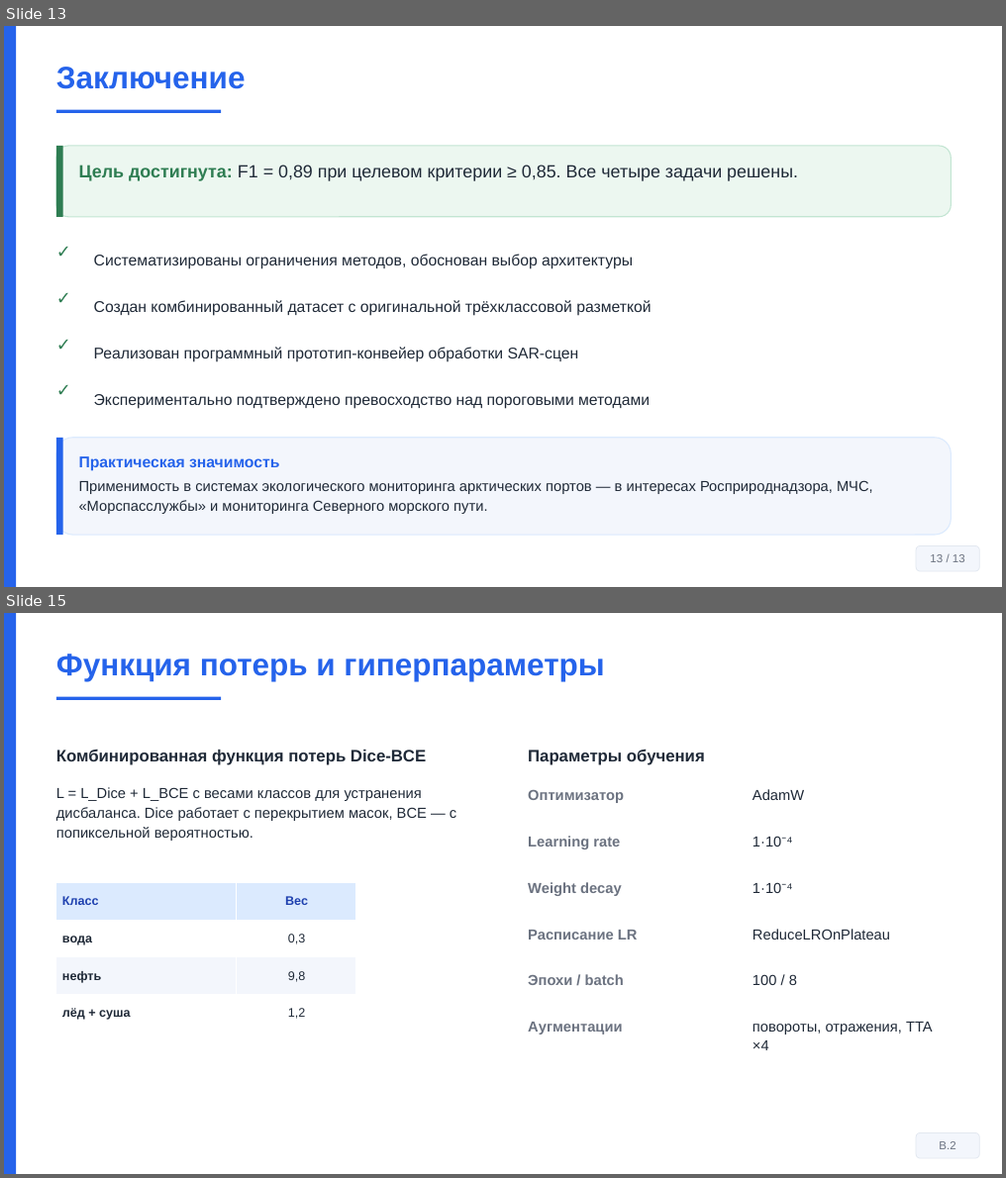
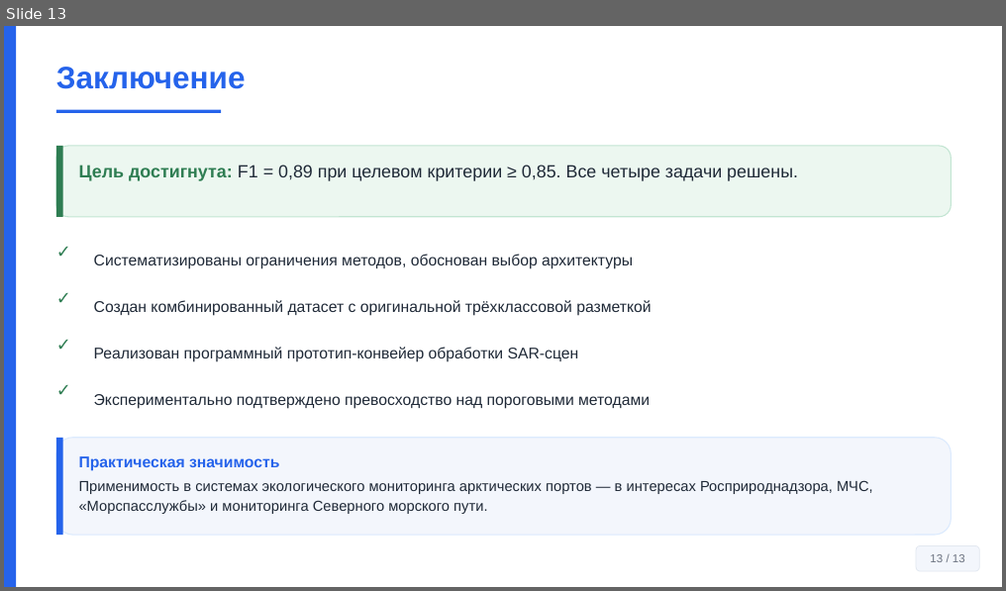
Before and after one commit to Confucius-hub/spbu_db_hw, a slide deck: thesis/vkr_final/Презентация_Финал_Байханов_2026.pptx. Shown one above the other, each under a label of ours: slides 13 and 15 before the commit, slide 13 after it; the slides between them are not shown. The pictures are 1006x1178 and 1006x591 pixels, drawn with LibreOffice and Linux fonts; fonts in the diff are those of the drawing. Boxes give left, top, right and bottom in pixels: in the first picture for what was removed or moved away, otherwise in the second. Text is boxed around its words. In the diff, an @@ line names an element or a change of style, - is before the commit and + after.

```diff
--- a/thesis/vkr_final/Презентация_Финал_Байханов_2026.pptx
+++ b/thesis/vkr_final/Презентация_Финал_Байханов_2026.pptx
@@ slide 15 removed at (4, 613, 1002, 1174), background #FFFFFF @@
@@ rectangle removed at (4, 613, 16, 1174) @@
@@ text removed at (56, 654, 604, 681) @@
-Функция потерь и гиперпараметры
@@ rectangle removed at (56, 697, 221, 700) @@
@@ text removed at (56, 749, 426, 765) @@
-Комбинированная функция потерь Dice-BCE
@@ text removed at (528, 749, 705, 765) @@
-Параметры обучения
@@ text removed at (56, 787, 456, 841) @@
-L = L_Dice + L_BCE с весами классов для устранения дисбаланса. Dice работает с перекрытием масок, BCE — с попиксельной вероятностью.
@@ text removed at (528, 790, 624, 803) @@
-Оптимизатор
@@ text removed at (752, 789, 804, 800) @@
-AdamW
@@ text removed at (528, 836, 620, 850) @@
-Learning rate
@@ text removed at (752, 836, 792, 847) @@
-1·10⁻⁴
@@ table removed at (56, 882, 355, 1032), 4 rows, 2 columns @@
-Класс | Вес
-вода | 0,3
-нефть | 9,8
-лёд + суша | 1,2
@@ text removed at (528, 882, 622, 896) @@
-Weight decay
@@ text removed at (752, 882, 792, 893) @@
-1·10⁻⁴
@@ text removed at (528, 930, 638, 940) @@
-Расписание LR
@@ text removed at (752, 929, 890, 940) @@
-ReduceLROnPlateau
@@ text removed at (528, 974, 624, 985) @@
-Эпохи / batch
@@ text removed at (752, 974, 797, 985) @@
-100 / 8
@@ text removed at (528, 1022, 622, 1035) @@
-Аугментации
@@ text removed at (752, 1022, 933, 1051) @@
-повороты, отражения, TTA ×4
@@ rounded rectangle removed at (916, 1134, 979, 1158) @@
-В.2
```
Also in this commit, not shown: 1 slide changed, 3 other slides removed, 3 other files.
